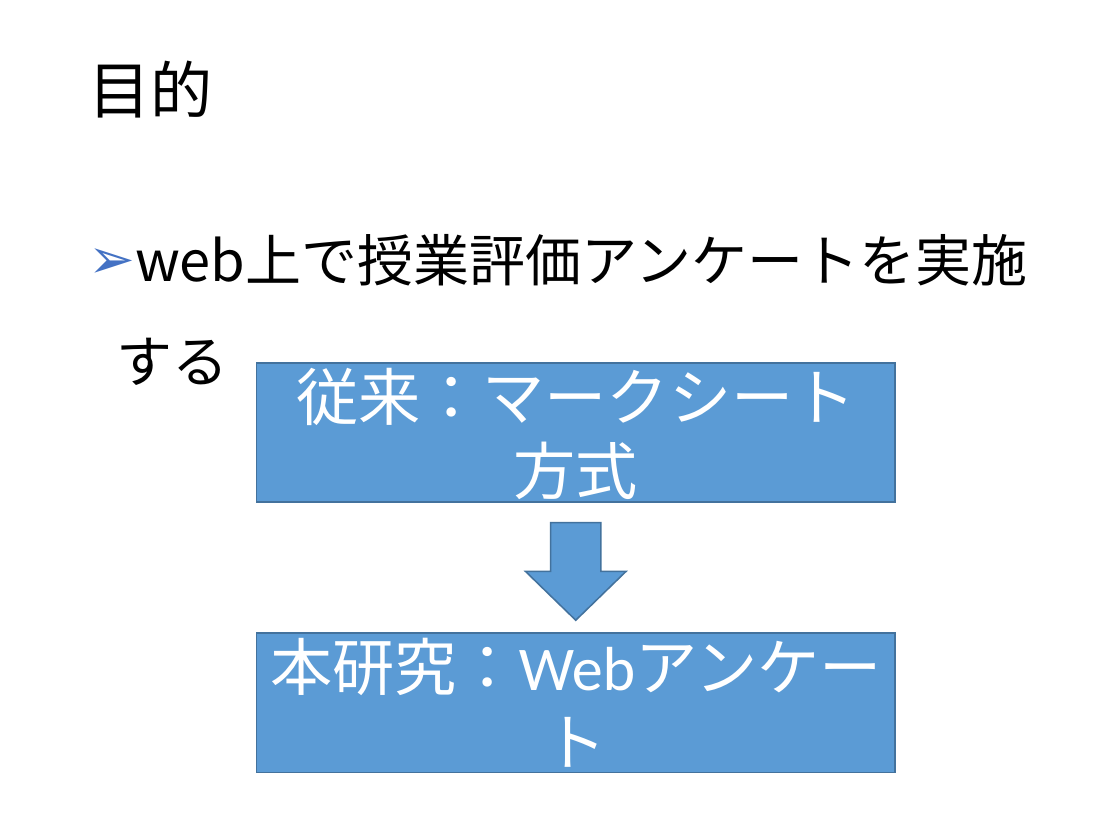
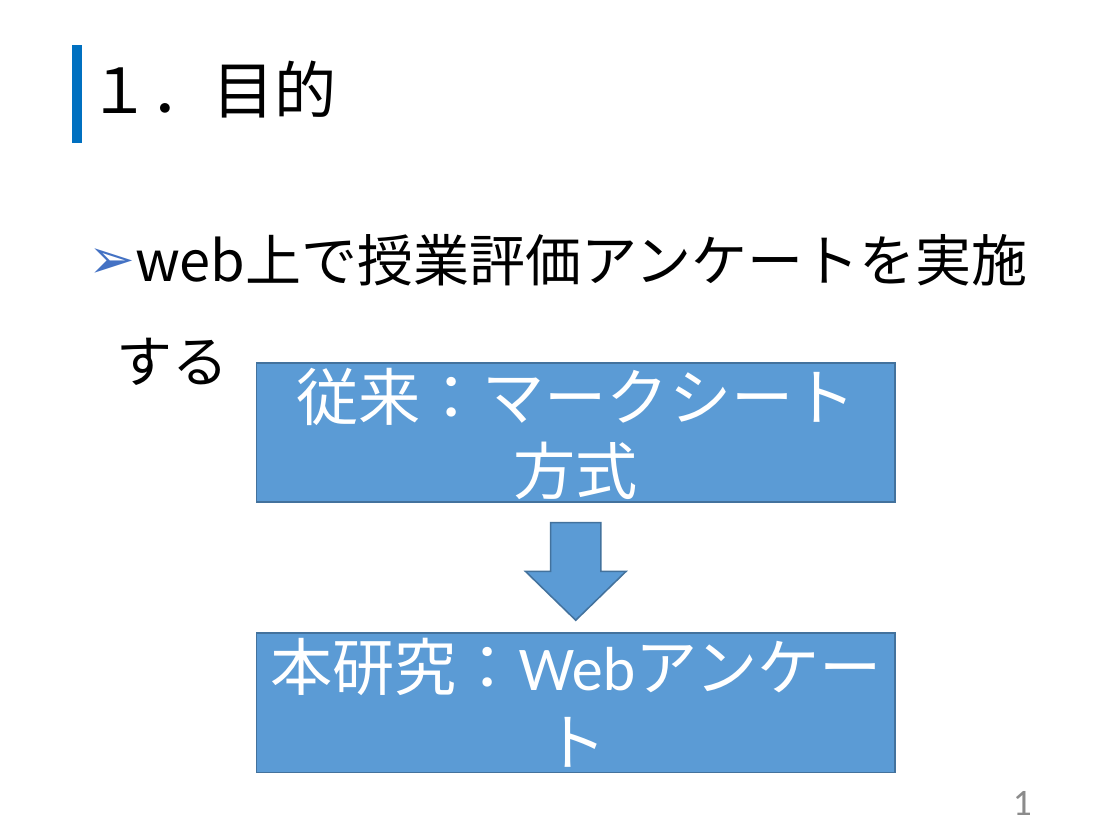
Before and after one commit to kazuwo/kosen-graduation-thesis, a slide deck: slide 2 of 卒業研究発表スライド.pptx. Drawn at 1120x840 pixels with LibreOffice and Linux fonts; fonts in the diff are those of the drawing. Boxes give left, top, right and bottom in pixels: in the first picture for what was removed or moved away, otherwise in the second. Text is boxed around its words. In the diff, an @@ line names an element or a change of style, - is before the commit and + after.

```diff
--- a/卒業研究発表スライド.pptx
+++ b/卒業研究発表スライド.pptx
@@ line added from (77, 142) to (77, 45), #0070C0 6 pt @@
@@ title at (88,60,337,118): text changed @@
-目的
+１．目的
@@ page number added at (1013,791,1032,815), 24 pt, text #8C8C8C @@
+1
```
Also in this commit, not shown: 13 other slides changed, 4 slides added, 2 slides removed, 1 other file.
